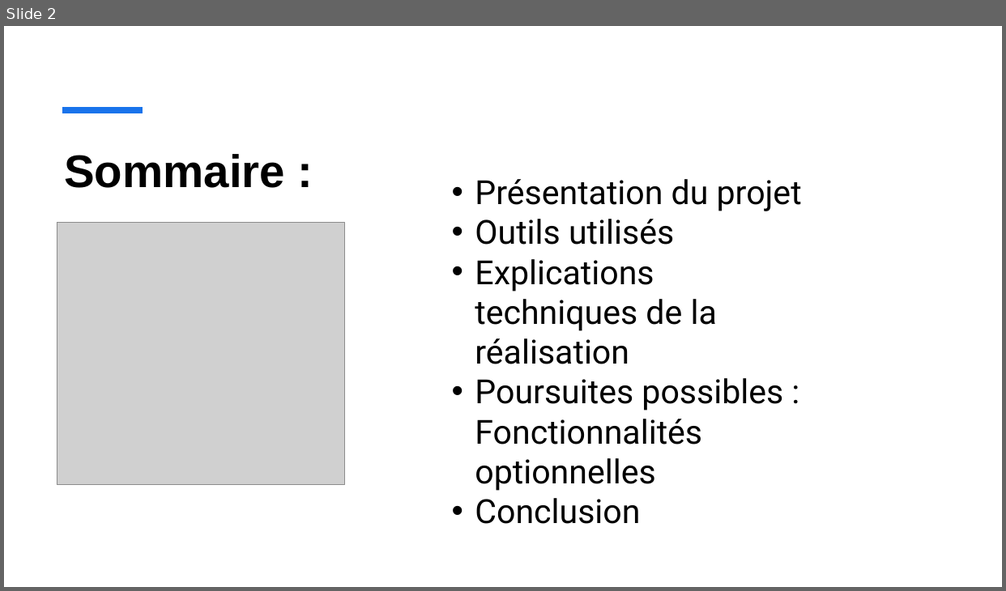
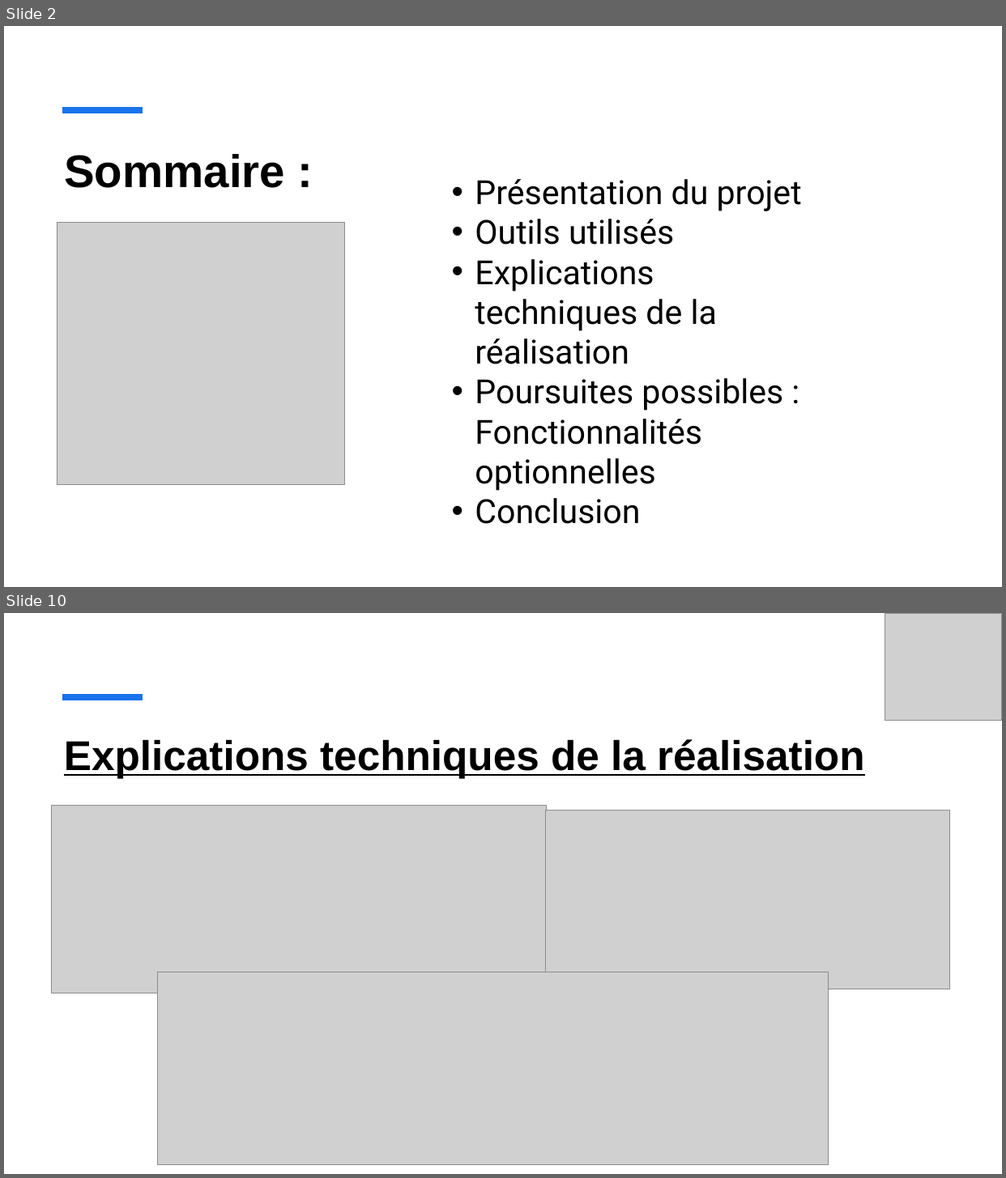
Before and after one commit to vento11b/mini-projet2, a slide deck: Présentation/TOKI.pptx. Shown one above the other, each under a label of ours: slide 2 before the commit, slides 2 and 10 after it; the slides between them are not shown. The pictures are 1006x591 and 1006x1178 pixels, drawn with LibreOffice and Linux fonts; fonts in the diff are those of the drawing; grey boxes stand for pictures. Boxes give left, top, right and bottom in pixels: in the first picture for what was removed or moved away, otherwise in the second. Text is boxed around its words. In the diff, an @@ line names an element or a change of style, - is before the commit and + after.

```diff
--- a/Présentation/TOKI.pptx
+++ b/Présentation/TOKI.pptx
@@ slide 10 added at (4,613,1002,1174), background #FFFFFF @@
@@ picture added at (885,614,1002,721) @@
@@ line added from (62, 697) to (143, 697), #1973EB 6 pt @@
@@ title added at (64,739,864,778), 40 pt, text #000000, bold, underline @@
+Explications techniques de la réalisation
@@ picture added at (52,806,547,994) @@
@@ picture added at (545,811,949,990) @@
@@ picture added at (157,973,829,1165) @@
```
Also in this commit, not shown: 7 slides changed, 4 other slides added, 1 slide removed, 1 other file.
